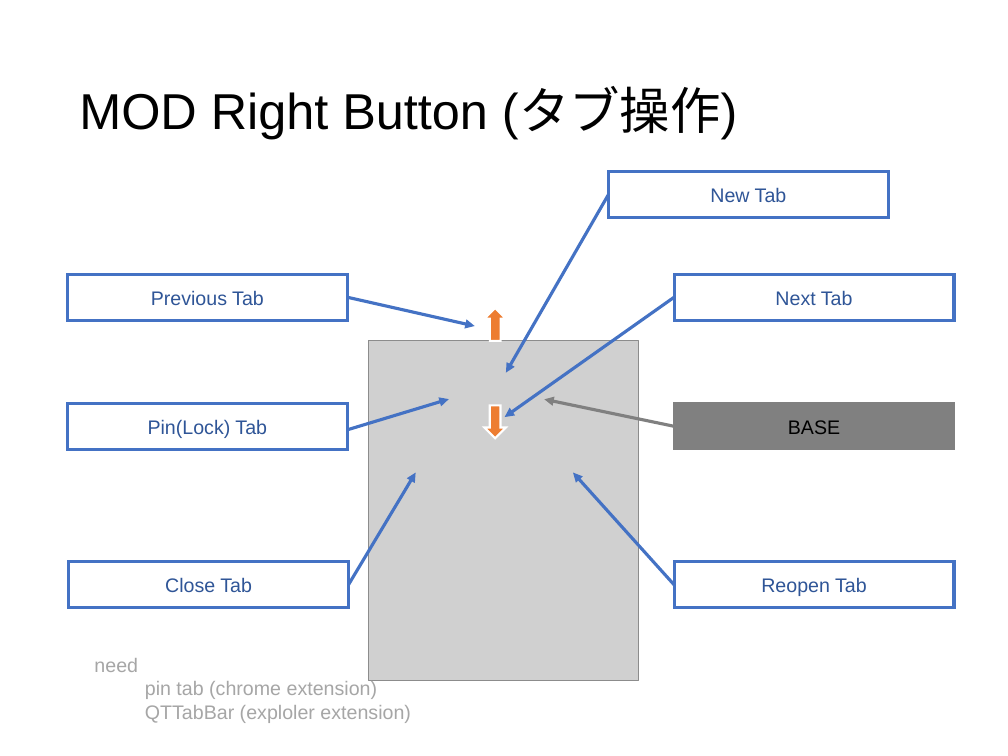
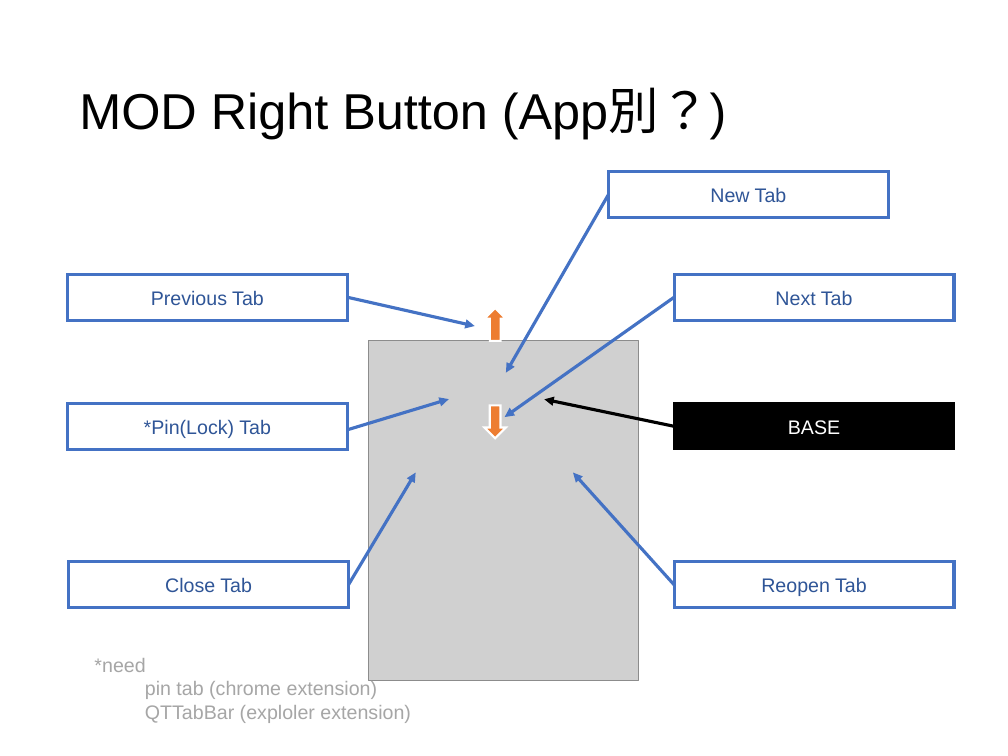
Before and after one commit to ittooo66/myAHK, a slide deck: slide 16 of MANUAL.pptx. Drawn at 1008x756 pixels with LibreOffice and Linux fonts; fonts in the diff are those of the drawing; grey boxes stand for pictures. Boxes give left, top, right and bottom in pixels: in the first picture for what was removed or moved away, otherwise in the second. Text is boxed around its words. In the diff, an @@ line names an element or a change of style, - is before the commit and + after.

```diff
--- a/MANUAL.pptx
+++ b/MANUAL.pptx
@@ title at (x1=79, y1=89, x2=727, y2=139): text changed @@
-MOD Right Button (タブ操作)
+MOD Right Button (App別？)
@@ text in rectangle at (x1=144, y1=419, x2=271, y2=438): text changed @@
-Pin(Lock) Tab
+*Pin(Lock) Tab
@@ arrow (674, 426) - (544, 399): stroke #808080 2.25 pt to #000000 2.25 pt @@
@@ rectangle "BASE" at (x1=674, y1=403, x2=955, y2=449): text colour #000000 to #FFFFFF; fill #808080 to #000000; outline #808080 1.5 pt to #000000 1.5 pt @@
@@ text at (x1=94, y1=658, x2=145, y2=672): text changed @@
-need
+*need
```
Also in this commit, not shown: 6 other slides changed.
